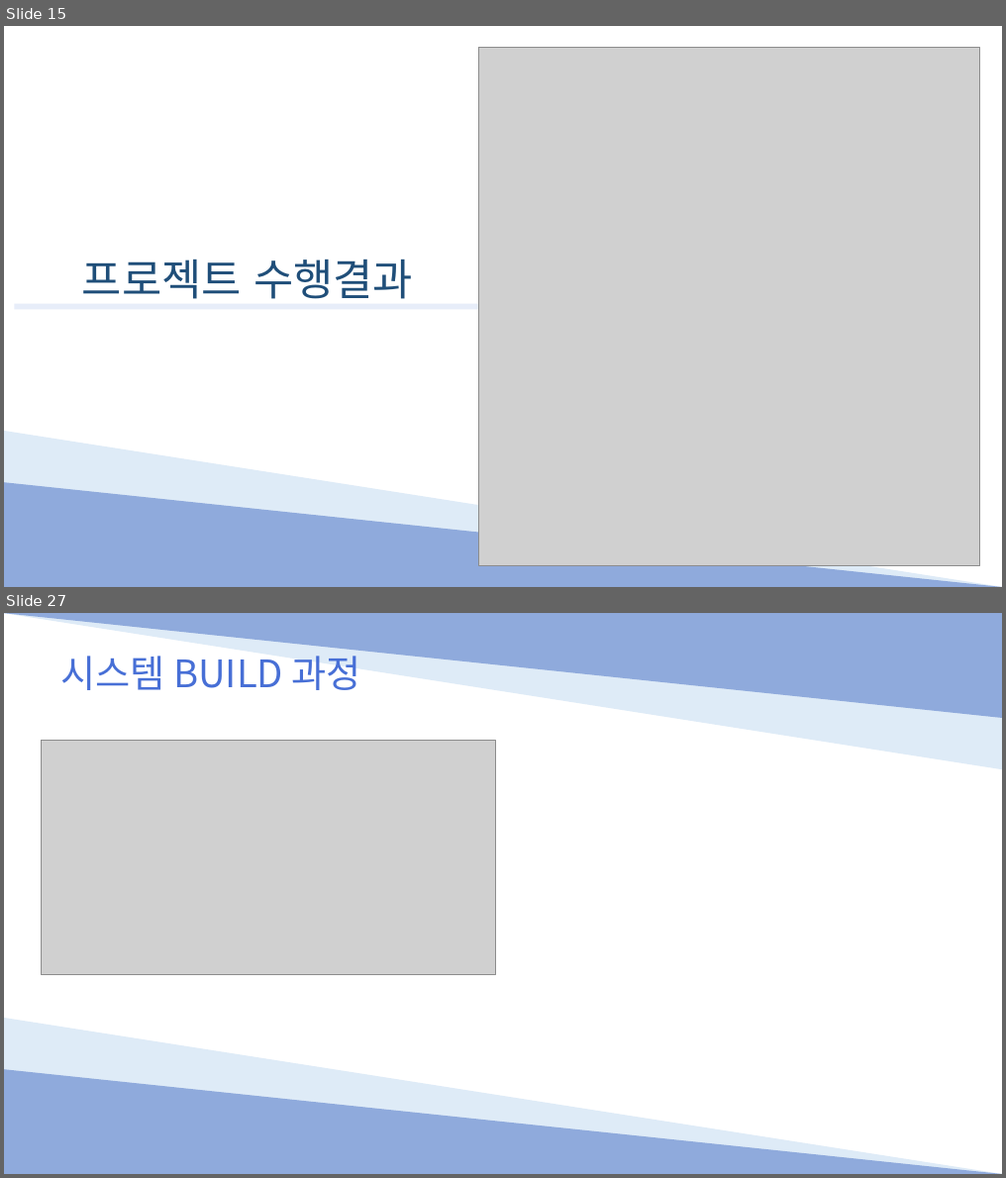
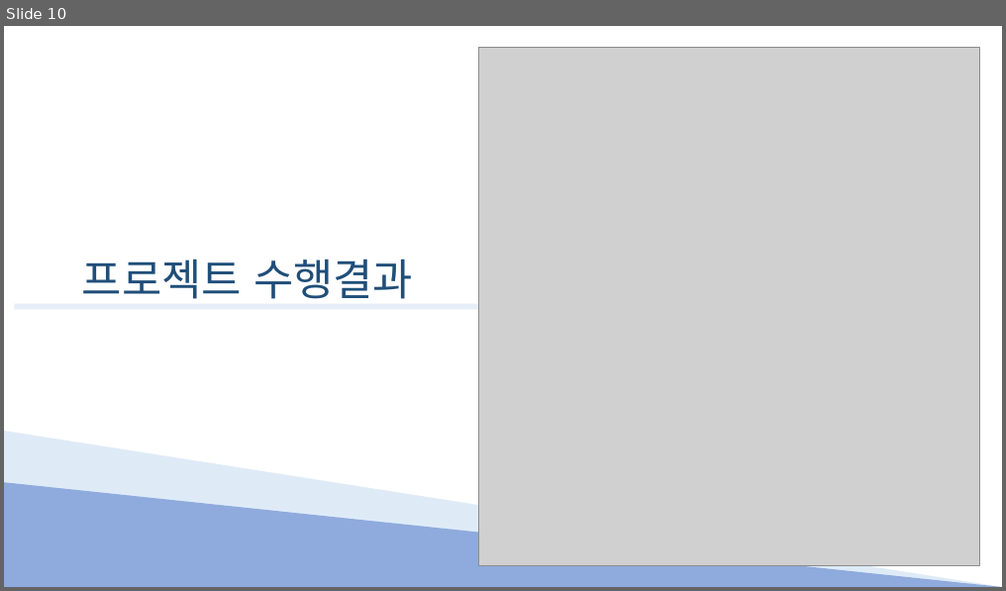
Before and after one commit to Hyno2/C-project, a slide deck: PPT/System.pptx. Shown one above the other, each under a label of ours: slides 15 and 27 before the commit, slide 10 after it; the slides between them are not shown. The pictures are 1006x1178 and 1006x591 pixels, drawn with LibreOffice and Linux fonts; fonts in the diff are those of the drawing; grey boxes stand for pictures. Boxes give left, top, right and bottom in pixels: in the first picture for what was removed or moved away, otherwise in the second. Text is boxed around its words. In the diff, an @@ line names an element or a change of style, - is before the commit and + after.

```diff
--- a/PPT/System.pptx
+++ b/PPT/System.pptx
@@ slide 27 removed at (4, 613, 1002, 1174), background #FFFFFF @@
@@ right triangle removed at (4, 613, 1002, 769) @@
@@ right triangle removed at (4, 613, 1002, 718) @@
@@ text removed at (60, 649, 361, 690) @@
-시스템 BUILD 과정
@@ picture removed at (42, 741, 495, 974) @@
@@ right triangle removed at (4, 1018, 1002, 1174) @@
@@ right triangle removed at (4, 1069, 1002, 1174) @@
@@ what was slide 15 is now slide 10 @@
```
Also in this commit, not shown: 9 slides changed, 3 slides added, 14 other slides removed.
